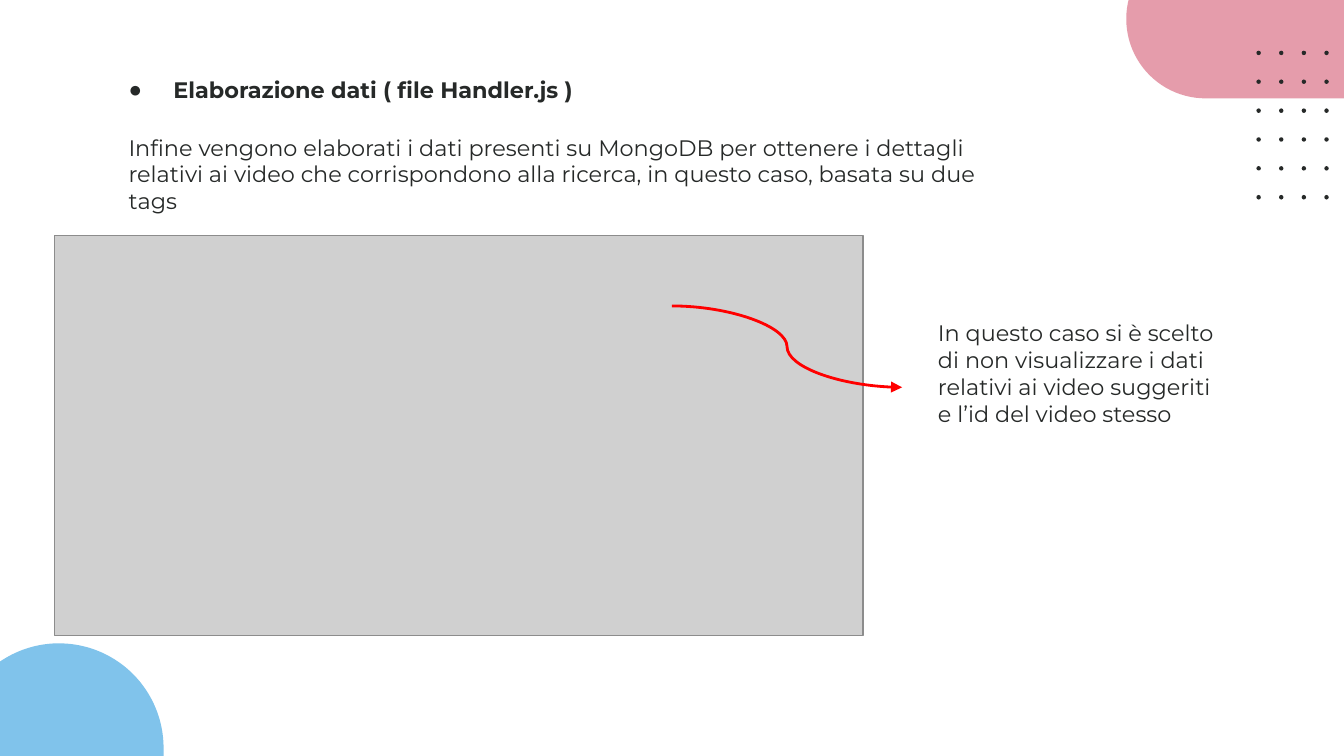
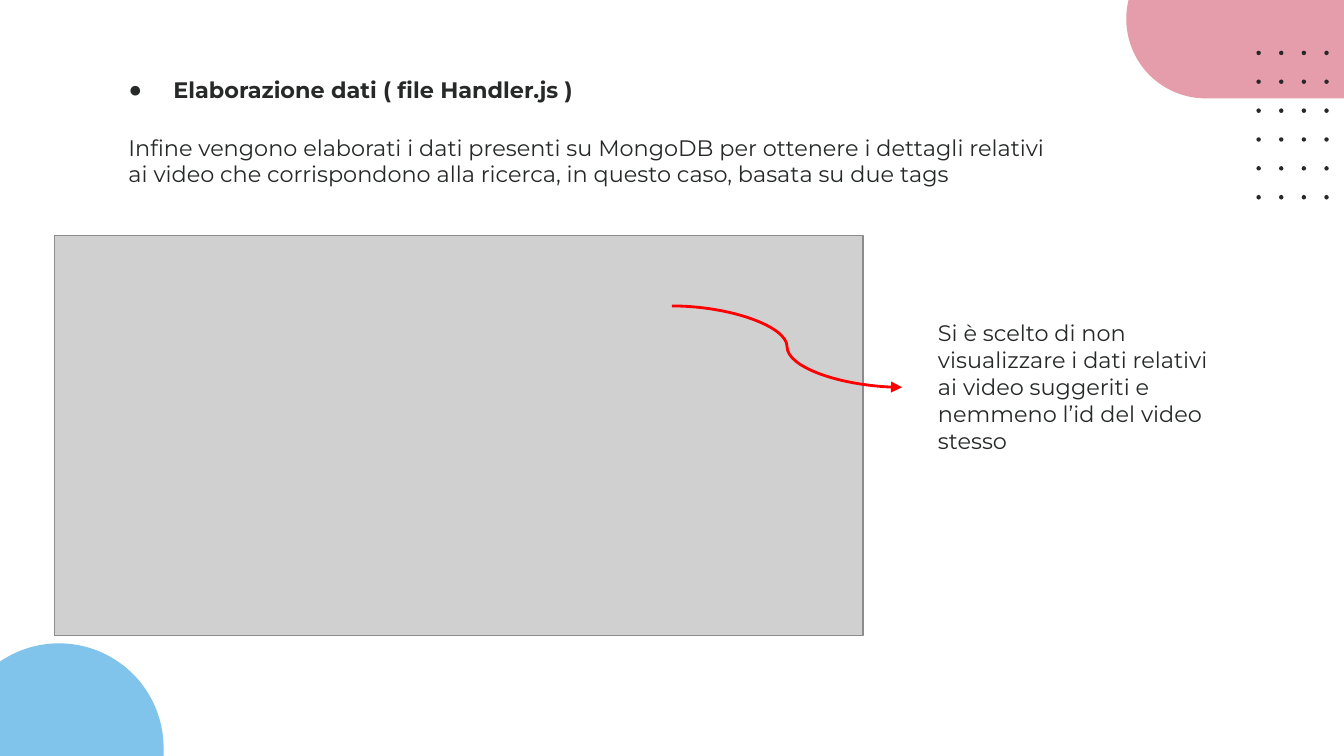
Before and after one commit to giotentori/unibg_cloud_and_mobile, a slide deck: slide 34 of Progetto_TCM/Progetto3.0/CommuniTEDx_3.0.pptx. Drawn at 1344x756 pixels with LibreOffice and Linux fonts; fonts in the diff are those of the drawing; grey boxes stand for pictures. Boxes give left, top, right and bottom in pixels: in the first picture for what was removed or moved away, otherwise in the second. Text is boxed around its words. In the diff, an @@ line names an element or a change of style, - is before the commit and + after.

```diff
--- a/Progetto_TCM/Progetto3.0/CommuniTEDx_3.0.pptx
+++ b/Progetto_TCM/Progetto3.0/CommuniTEDx_3.0.pptx
@@ text "Infine vengono elaborati i dati ..." rewrapped from (129,139,975,214) to (128,139,1044,187) @@
@@ text at (938,324,1208,449): text changed @@
-In questo caso si è scelto di non visualizzare i dati relativi ai video suggeriti e l’id del video stesso
+Si è scelto di non visualizzare i dati relativi ai video suggeriti e nemmeno l’id del video stesso
```
Also in this commit, not shown: 7 other slides changed, 2 other files.
